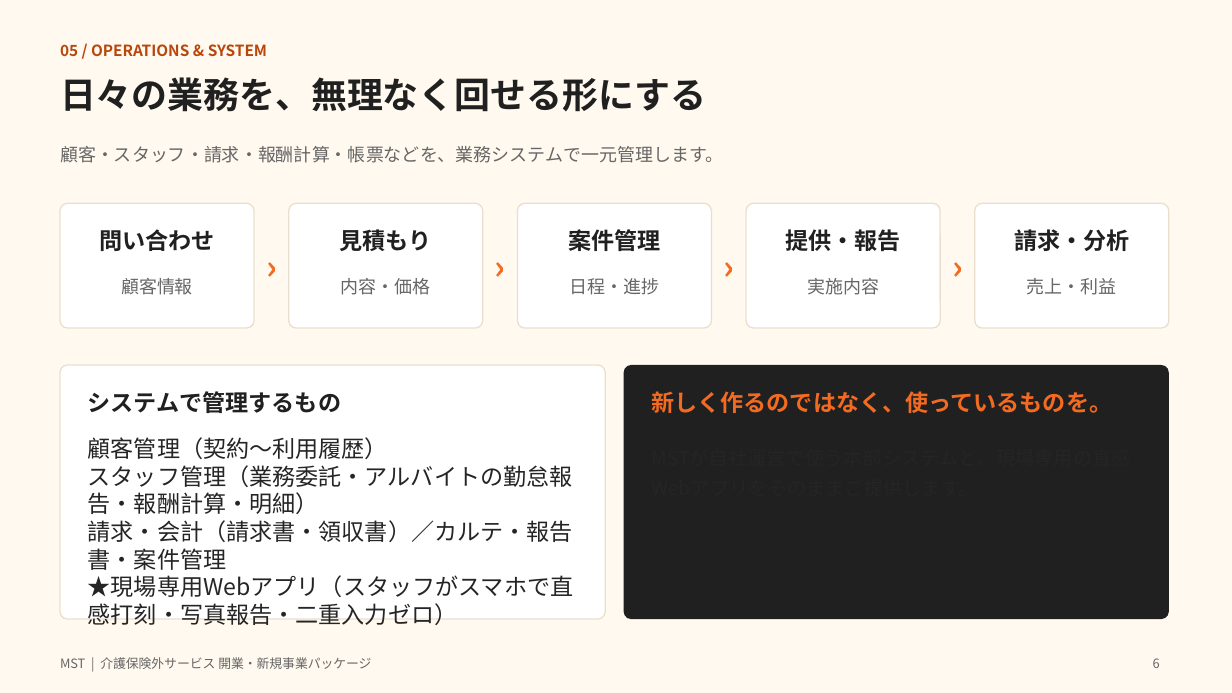
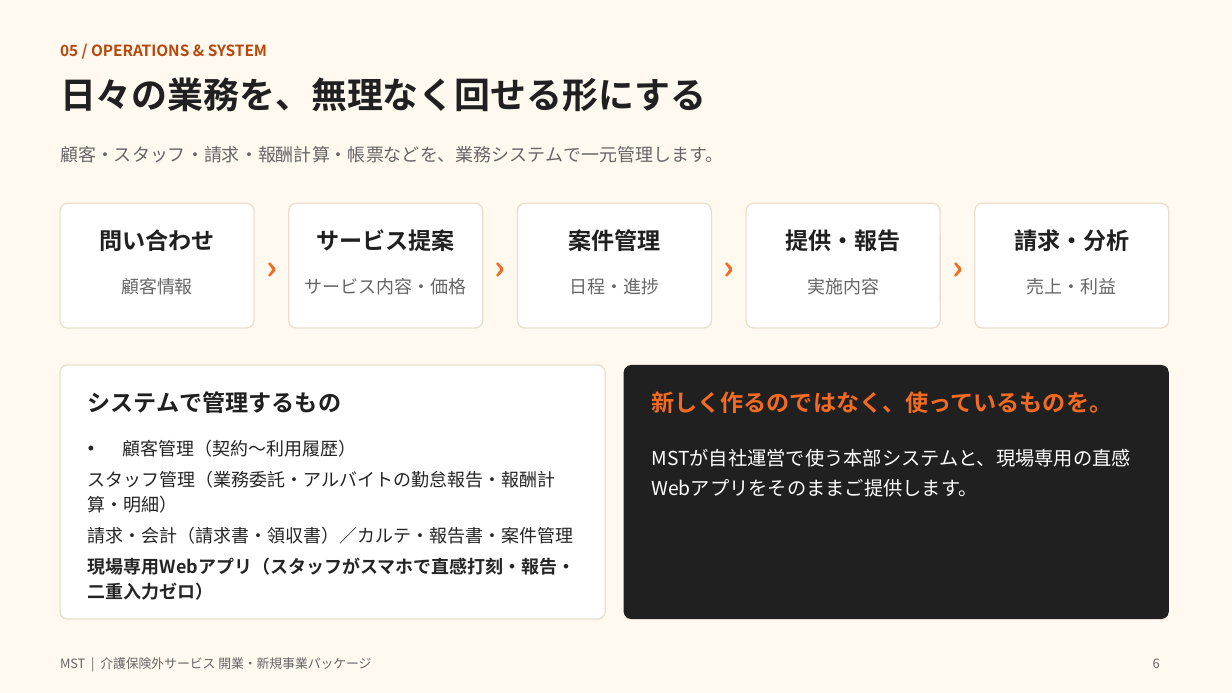
Before and after one commit to masatola21/mstos, a slide deck: slide 6 of care_package_proposal.pptx. Drawn at 1232x693 pixels with LibreOffice and Linux fonts; fonts in the diff are those of the drawing. Boxes give left, top, right and bottom in pixels: in the first picture for what was removed or moved away, otherwise in the second. Text is boxed around its words. In the diff, an @@ line names an element or a change of style, - is before the commit and + after.

```diff
--- a/care_package_proposal.pptx
+++ b/care_package_proposal.pptx
@@ text at (316, 229, 455, 251): text changed @@
-見積もり
+サービス提案
@@ text at (305, 278, 467, 295): text changed @@
-内容・価格
+サービス内容・価格
@@ text at (88, 440, 574, 544): size 18 to 14 pt in "顧客管理（契約〜利用履歴）", "スタッフ管理（業務委託・アルバイトの勤怠報告・報酬計算・明細）", "請求・会計（請求書・領収書）／カルテ・報告書・案件管理"; bullet none to •; line spacing 1 to 1.15; more space between paragraphs @@
@@ text added at (651, 448, 1130, 497), 15 pt, text #FFFFFF @@
+MSTが自社運営で使う本部システムと、現場専用の直感Webアプリをそのままご提供します。
@@ text at (88, 557, 576, 600): text changed; size 18 to 14 pt; bold on @@
-★現場専用Webアプリ（スタッフがスマホで直感打刻・写真報告・二重入力ゼロ）
+現場専用Webアプリ（スタッフがスマホで直感打刻・報告・二重入力ゼロ）
```
Also in this commit, not shown: 3 other slides changed, 3 other files.
